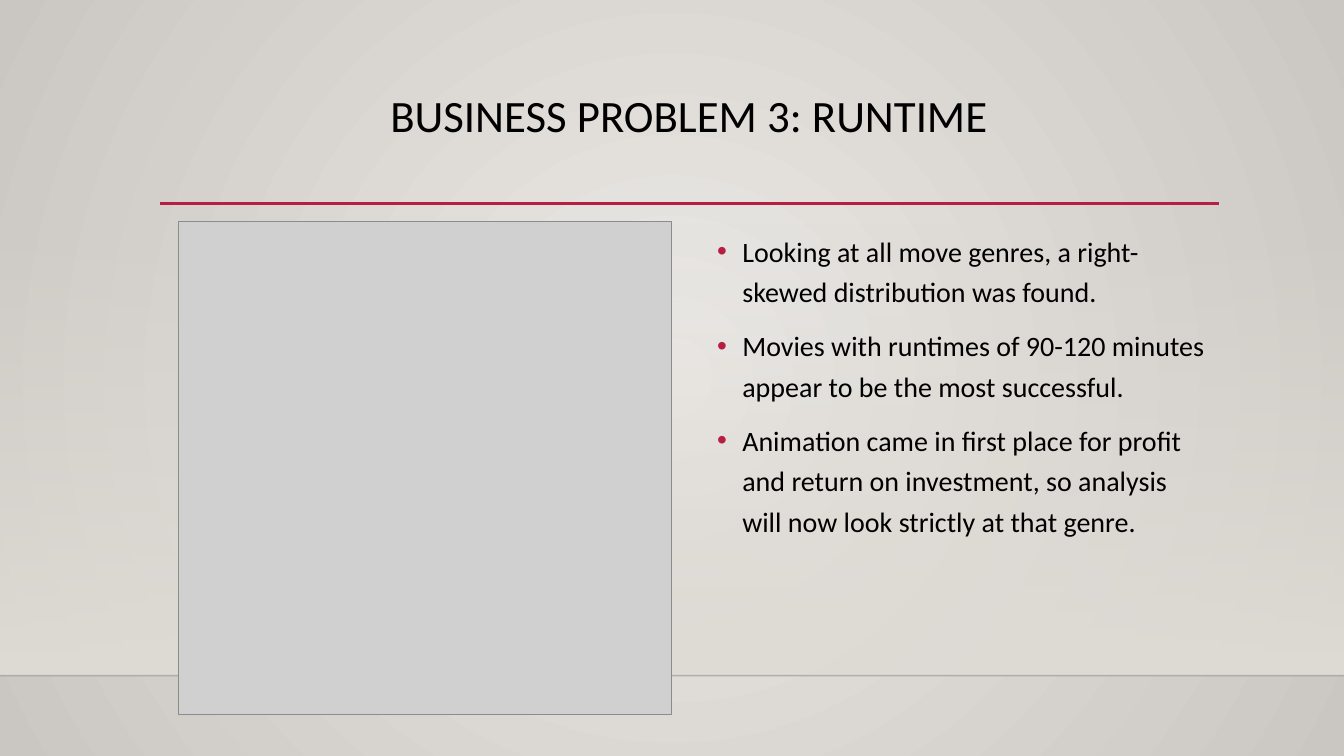
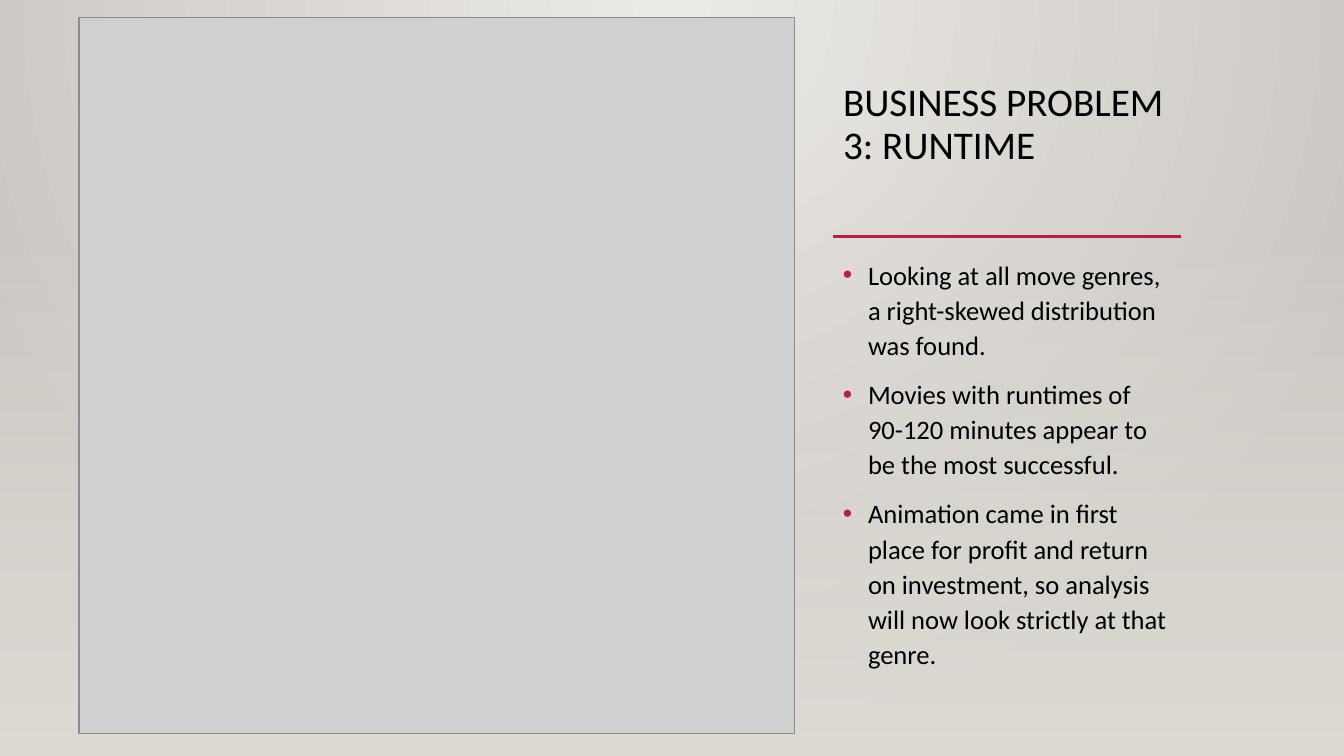
Before and after one commit to sierrajul/Microsoft-Movie-Analysis, a slide deck: slide 7 of DS_Phase1_Project_Presentation.pptx. Drawn at 1344x756 pixels with LibreOffice and Linux fonts; fonts in the diff are those of the drawing; grey boxes stand for pictures; background and template pictures are left out. Boxes give left, top, right and bottom in pixels: in the first picture for what was removed or moved away, otherwise in the second. Text is boxed around its words. In the diff, an @@ line names an element or a change of style, - is before the commit and + after.

```diff
--- a/DS_Phase1_Project_Presentation.pptx
+++ b/DS_Phase1_Project_Presentation.pptx
@@ rectangle added at bbox=[0, 0, 1344, 756], fill gradient #ECEAE7 to #CAC7C1 @@
@@ picture: place and size @@
-picture at bbox=[178, 222, 671, 715]
+picture at bbox=[79, 18, 795, 734]
@@ title "BUSINESS PROBLEM 3: RUNTIME": place and size @@
-title "BUSINESS PROBLEM 3: RUNTIME" at bbox=[390, 103, 987, 133]
+title "BUSINESS PROBLEM 3: RUNTIME" at bbox=[843, 90, 1163, 160]
@@ title "BUSINESS PROBLEM 3: RUNTIME" at bbox=[843, 90, 1163, 160]: size 32 to 28 pt; alignment centre to left @@
@@ line removed from (160, 204) to (1220, 204) @@
@@ line added from (160, 204) to (1220, 204), #B71E42 2.5 pt @@
@@ rectangle added at bbox=[0, 223, 1344, 676], fill gradient #DFDBD5 @@
@@ rectangle added at bbox=[0, 223, 1344, 756], fill gradient #DFDBD5 @@
@@ line added from (833, 237) to (1182, 237), #B71E42 2.5 pt @@
@@ text "Looking at all move genres, ...": place and size @@
-text "Looking at all move genres, ..." at bbox=[742, 242, 1204, 537]
+text "Looking at all move genres, ..." at bbox=[868, 266, 1166, 669]
@@ text "Looking at all move genres, ..." at bbox=[868, 266, 1166, 669]: size 20 to 19 pt; line spacing 1.2 to 1.1 @@
@@ picture added at bbox=[0, 676, 1344, 756] @@
@@ line added from (0, 676) to (1344, 676), #000001 1 pt @@
```
Also in this commit, not shown: 4 other slides changed, 3 other files.
